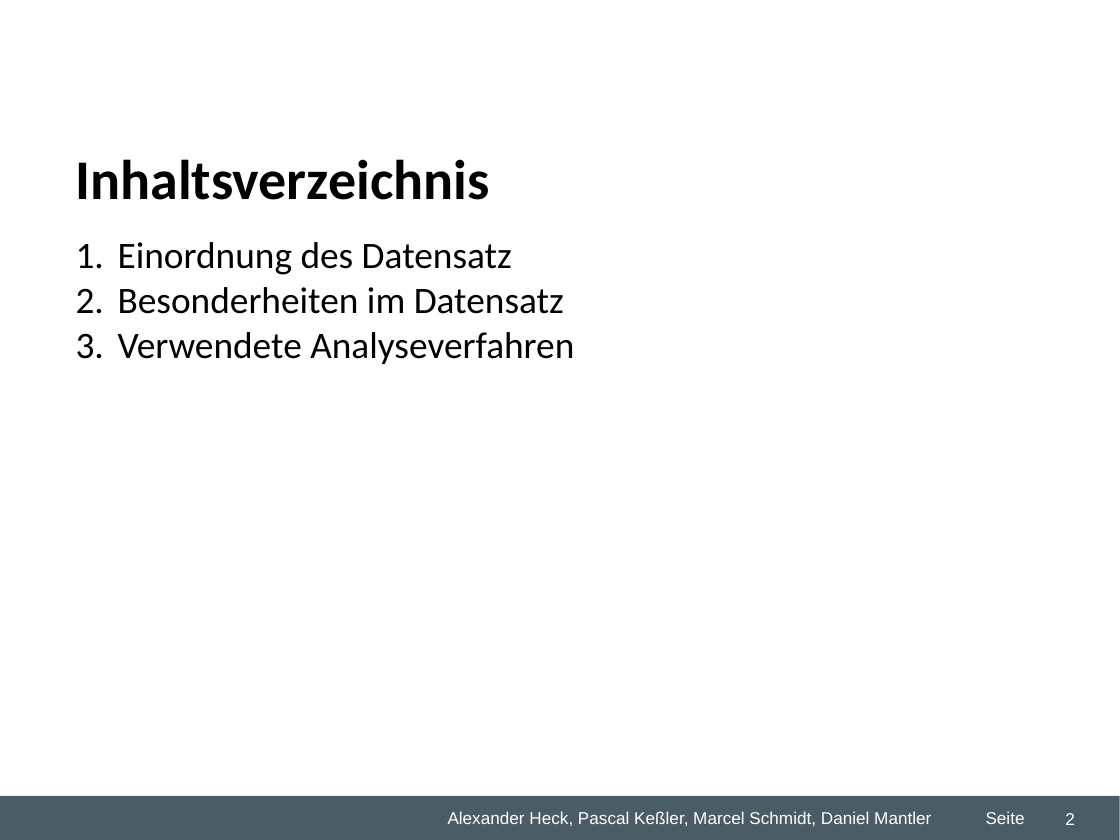
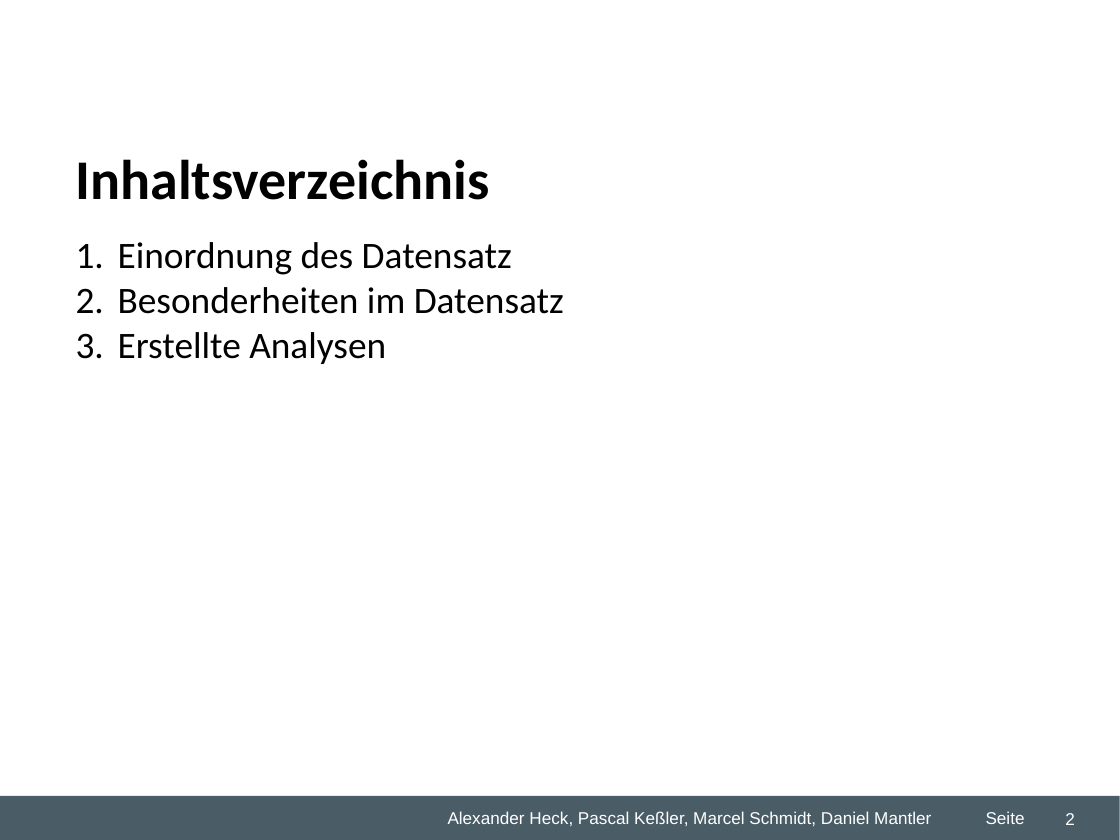
Before and after one commit to dmntlr/predictiveproject, a slide deck: slide 2 of Desktop/Studium/5. Semester/Predictive Analytics/Gruppenarbeit/WZ2 Predicitve Analytics Übung.ppt. Drawn at 1120x840 pixels with LibreOffice and Linux fonts; fonts in the diff are those of the drawing; background and template pictures are left out. Boxes give left, top, right and bottom in pixels: in the first picture for what was removed or moved away, otherwise in the second. Text is boxed around its words. In the diff, an @@ line names an element or a change of style, - is before the commit and + after.

```diff
--- a/Desktop/Studium/5. Semester/Predictive Analytics/Gruppenarbeit/WZ2 Predicitve Analytics Übung.ppt
+++ b/Desktop/Studium/5. Semester/Predictive Analytics/Gruppenarbeit/WZ2 Predicitve Analytics Übung.ppt
@@ text at (118,332,386,364): text changed @@
-3. Verwendete Analyseverfahren
+3. Erstellte Analysen
```
Also in this commit, not shown: 3 other slides changed, 1 slide added, 1 other file.
